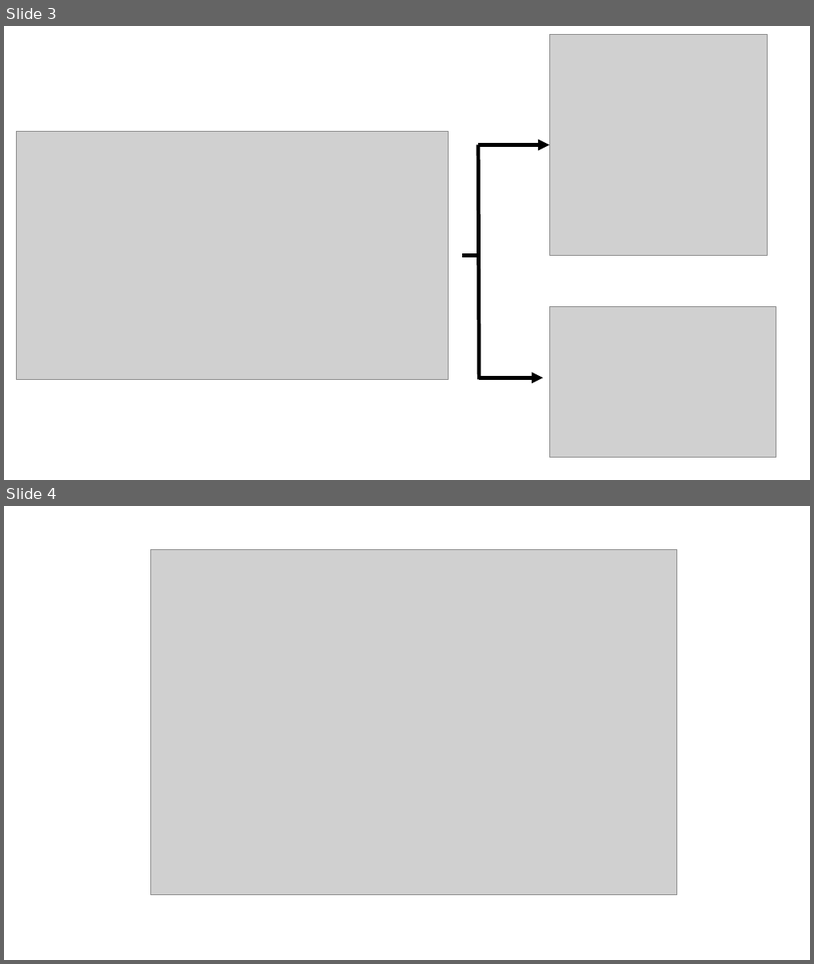
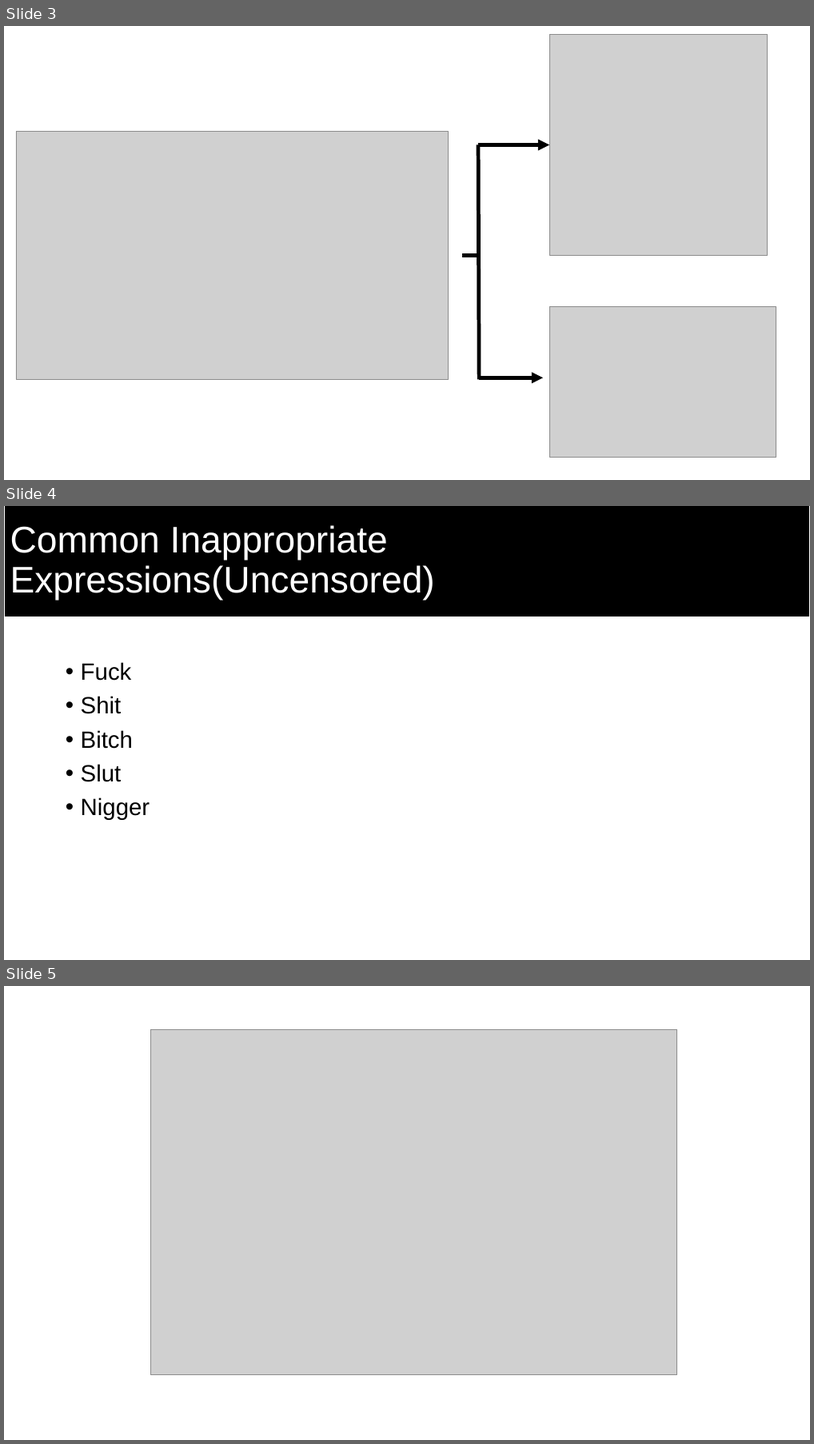
Before and after one commit to DimensionalRobos/InappExp, a slide deck: pptx/ThesisProposal.pptx. Shown one above the other, each under a label of ours: slides 3 and 4 before the commit, slides 3, 4 and 5 after it. The pictures are 814x964 and 814x1444 pixels, drawn with LibreOffice and Linux fonts; fonts in the diff are those of the drawing; grey boxes stand for pictures. Boxes give left, top, right and bottom in pixels: in the first picture for what was removed or moved away, otherwise in the second. Text is boxed around its words. In the diff, an @@ line names an element or a change of style, - is before the commit and + after.

Commit message:
Added Fail Filter
used as an example that InappExp is not easy

```diff
--- a/pptx/ThesisProposal.pptx
+++ b/pptx/ThesisProposal.pptx
@@ slide 4 added at <box>4,506,810,960</box>, background #FFFFFF @@
@@ title added at <box>4,506,810,617</box>, fill #000000, outline #FFFFFF 1.5 pt, 44 pt, text #FFFFFF @@
+Common Inappropriate Expressions(Uncensored)
@@ text added at <box>81,662,150,820</box>, 28 pt, text #000000 @@
+• Fuck
+• Shit
+• Bitch
+• Slut
+• Nigger
@@ what was slide 4 is now slide 5 @@
```
Also in this commit, not shown: 1 slide changed, 2 other slides added.
